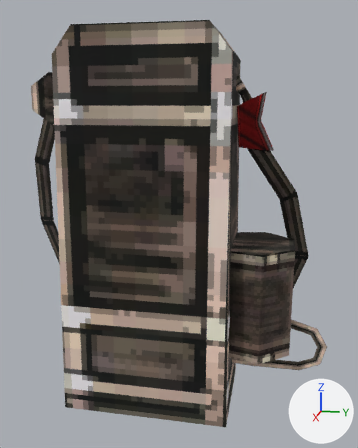
What one commit did to the glTF model trenchbroom/models/prop_gas_pump.glb.
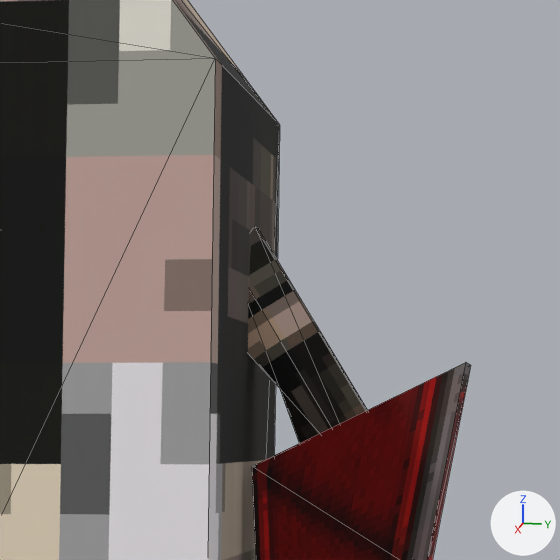
Each version is shown whole from a 50 mm lens placed at (2.37, 0.58, 1.512), pointed at (-0.072, 0.091, 0.901), then close up on the part from 57% to 78% of the width and 9% to 26% of the height. The lights are fixed; the arrows at lower right show +X, +Y and +Z. The close-ups show mesh edges as thin lines. Vertices at the same position are counted once.

Names of what the first close-up shows: 'Gas_pump'.
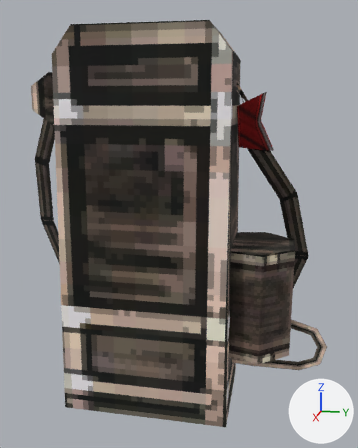
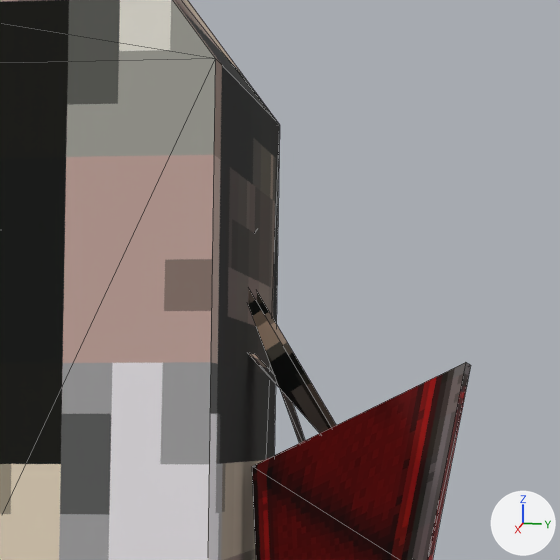
Edits to the bpy script that builds the scene:
```text
Change me_mesh_0:
    used by ob_gas_pump; parent = ob_rootnode; location = (0.0, 0.0, 0.0); rotation_euler = (-1.571, 0.0, 0.0), in degrees (-90, 0, 0)
    remove me_mesh_0.from_pydata(...)  # 110 vertices, 142 faces; spans x -0.0086..0.0075, y -0.0183..0.0001, z -0.0042..0.0028
    add me_mesh_0.from_pydata(...)  # 107 vertices, 129 faces; spans x -0.0086..0.0075, y -0.0183..0.0001, z -0.0042..0.0028
    me_mesh_0 part 1
    3 vertices are removed from x -0.0048..-0.0038, y -0.0164..-0.0148, z -0.0004..-0.0001
    13 faces are deleted
```

What differs and where, as boxes (x1, y1, x2, y2) in the close-ups (560 x 560 px):
part 1 of me_mesh_0, deleted: before (248, 226, 367, 443)
